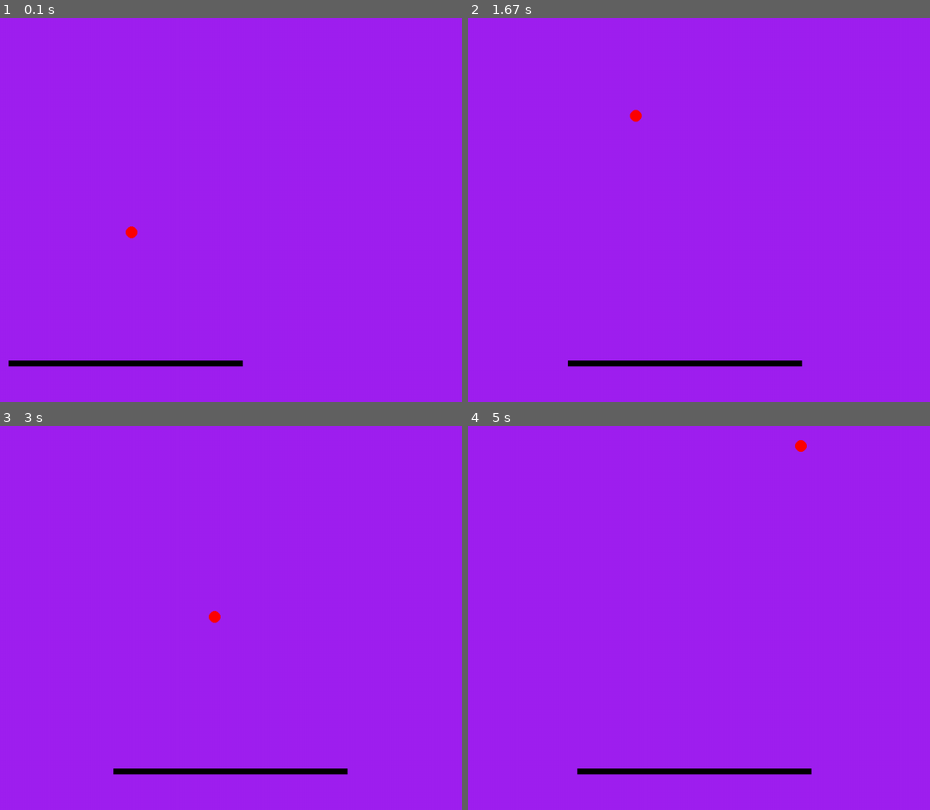
Above: before the commit, frames 1-4 (two rows, left to right).
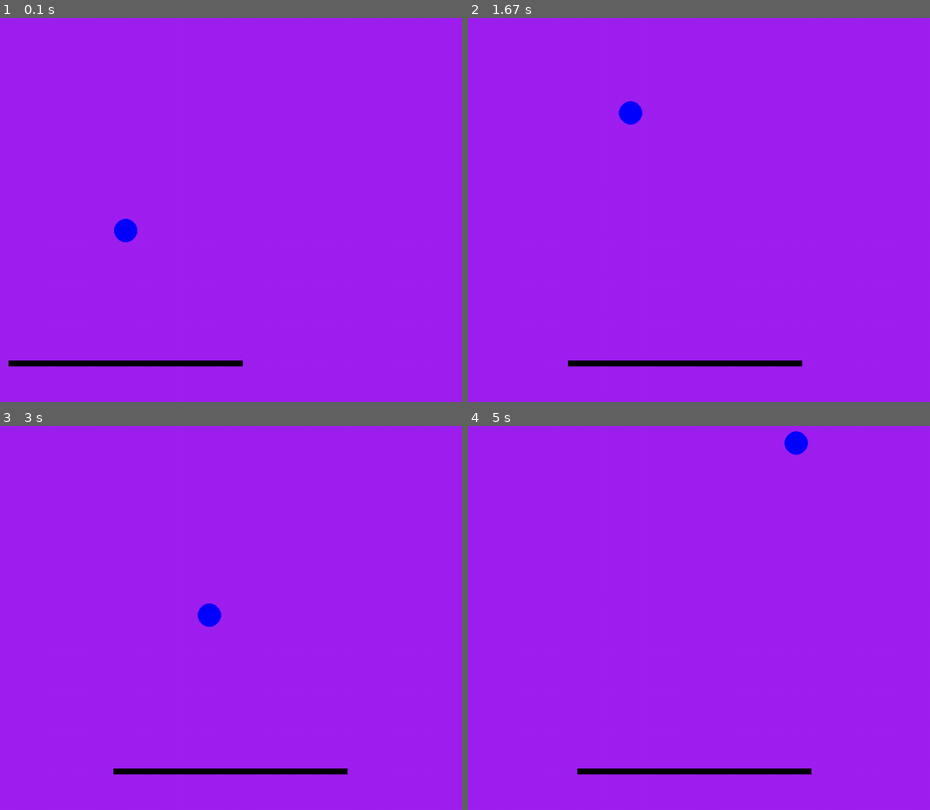
Above: after the commit, the same moments.

Repository: Pietruszko/py_game_sideproject
Game: pygame game, started from game.py
Same seed, same stepped clock (60 frames per second), same inputs: the game is played once before the commit and once after it.
Inputs:
- Up to frame 1 (0.1 s): no input
- Up to frame 2 (1.67 s): hold D 0.33-0.8 s; hold D 0.83-1.3 s; hold A from 1.33 s (still down)
- Up to frame 3 (3 s): release A at 1.87 s; hold A 1.9-2.3 s; hold D 2.33-2.97 s
- Up to frame 4 (5 s): hold A 3-3.47 s; hold D 3.5-3.97 s; hold D 4-4.47 s; hold A from 4.5 s (still down)

The runs differ from the first frame. In frame 1, 0.2% of the frame differs, in the area x 24-30%, y 52-59%; in frame 2, 0.3%; in frame 3, 0.2%; in frame 4, 0.3%, in the area x 68-74%, y 1-8%.

Commit message:
Working bouncing physics, classes created for player and the ball

Diff:
--- a/game.py
+++ b/game.py
@@ -9,19 +9,34 @@
 dt = 0 #delta time
 
 class Ball:
-    def __init__(self, x, y, radius, color):
+    def __init__(self, x, y, radius, color, speed, direction, angle):
         self.x = x
         self.y = y
         self.radius = radius
         self.color = color
+        self.speed = speed
+        self.direction = pygame.Vector2(direction)
+        self.angle = angle
+        self.rect = pygame.Rect(self.x, self.y, self.radius, self.radius)
+        self.rect.center = (x, y)
 
     def draw(self):
-        pygame.draw.circle(screen, self.color, (self.x, self.y), self.radius)
+        pygame.draw.circle(screen, self.color, self.rect.center, self.radius)
 
     def update(self):
-        if self.y >= screen.get_height():
-            self.y = screen.get_height() / 2
-            self.x = screen.get_width() / 2
+        if self.rect.y >= screen.get_height():
+            self.rect.y = screen.get_height() / 2
+            self.rect.x = screen.get_width() / 2
+        self.rect.y += self.speed * self.direction.y * dt
+        if self.rect.y <= 0:
+            self.direction.y *= -1
+        if pygame.Rect.colliderect(self.rect, player.rect):
+            self.direction.y *= -1
+            self.direction.x = self.angle + 90 + (pygame.math.lerp(-150, 150, (player.speed + player.max_speed)/(player.max_speed + player.max_speed)))
+        self.rect.x += self.direction.x * dt
+        if self.rect.x <= 0 or self.rect.x >= screen.get_width() - self.radius:
+            self.direction.x *= -1
+        self.angle = pygame.math.Vector2.angle_to(self.direction, pygame.Vector2(0, 0))
 
 class Player:
     def __init__(self, x, y, width, height, color, speed, max_speed):
@@ -38,7 +53,6 @@
     def draw(self):
         pygame.draw.rect(screen, self.color, self.rect)
 
-
     def update(self):
         if self.rect.x < 0:
             self.rect.x = 0
@@ -53,16 +67,8 @@
         if not keys[pygame.K_a] and not keys[pygame.K_d]:
             self.speed = 0
 
-
-circle_pos = pygame.Vector2(screen.get_width() / 2, screen.get_height() / 2)
-circle = pygame.Rect(circle_pos.x, circle_pos.y, 20, 20)
-circle_direction_y = 1
-initial_circle_direction_x = random.randint(-100, 100)
-circle_direction_x = 0
-circle_speed = 400
-circle_angle = 90
-
 player = Player(screen.get_width() / 2, screen.get_height() - 100, 400, 10, "black", 0 , 500)
+ball = Ball(screen.get_width() / 2, screen.get_height() / 2, 20, "blue", 400, (0, 1), 90)
 
 
 while running:
@@ -78,31 +84,8 @@
 
     player.update()
     player.draw()
-
-    pygame.draw.circle(screen, "red", circle.center, circle.width/2) #draw a circle at circle_pos
-
-    def circle_collision():
-        if pygame.Rect.colliderect(player.rect, circle):
-            return True
-        else:
-            return False
-
-    circle_angle = pygame.math.Vector2.angle_to(pygame.Vector2(circle_direction_x, circle_direction_y), pygame.Vector2(0, 0))
-    circle.center += pygame.Vector2(circle_direction_x, circle_direction_y * 400) * dt
-
-    if circle.x <= 0 or circle.x >= screen.get_width() - circle.width:
-        circle_direction_x *= -1
-    if circle.y <= 0:
-        circle_direction_y *= -1
-    if circle.y >= screen.get_height():
-        circle_pos = pygame.Vector2(screen.get_width() / 2, screen.get_height() / 2)
-        circle = pygame.Rect(circle_pos.x, circle_pos.y, 20, 20)
-        circle_direction_y = 1
-        circle_direction_x = 0
-
-    if circle_collision():
-        circle_direction_y *= -1
-        circle_direction_x = circle_angle + 90 + (pygame.math.lerp(-150, 150, (player.speed + player.max_speed)/(player.max_speed + player.max_speed)))
+    ball.update()
+    ball.draw()
 
     #render game here
 
